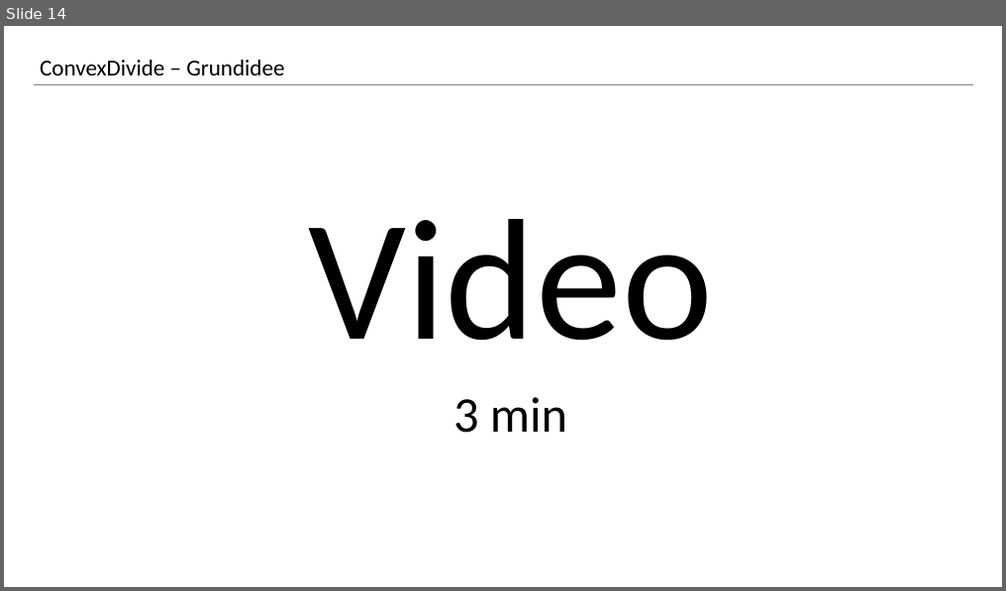
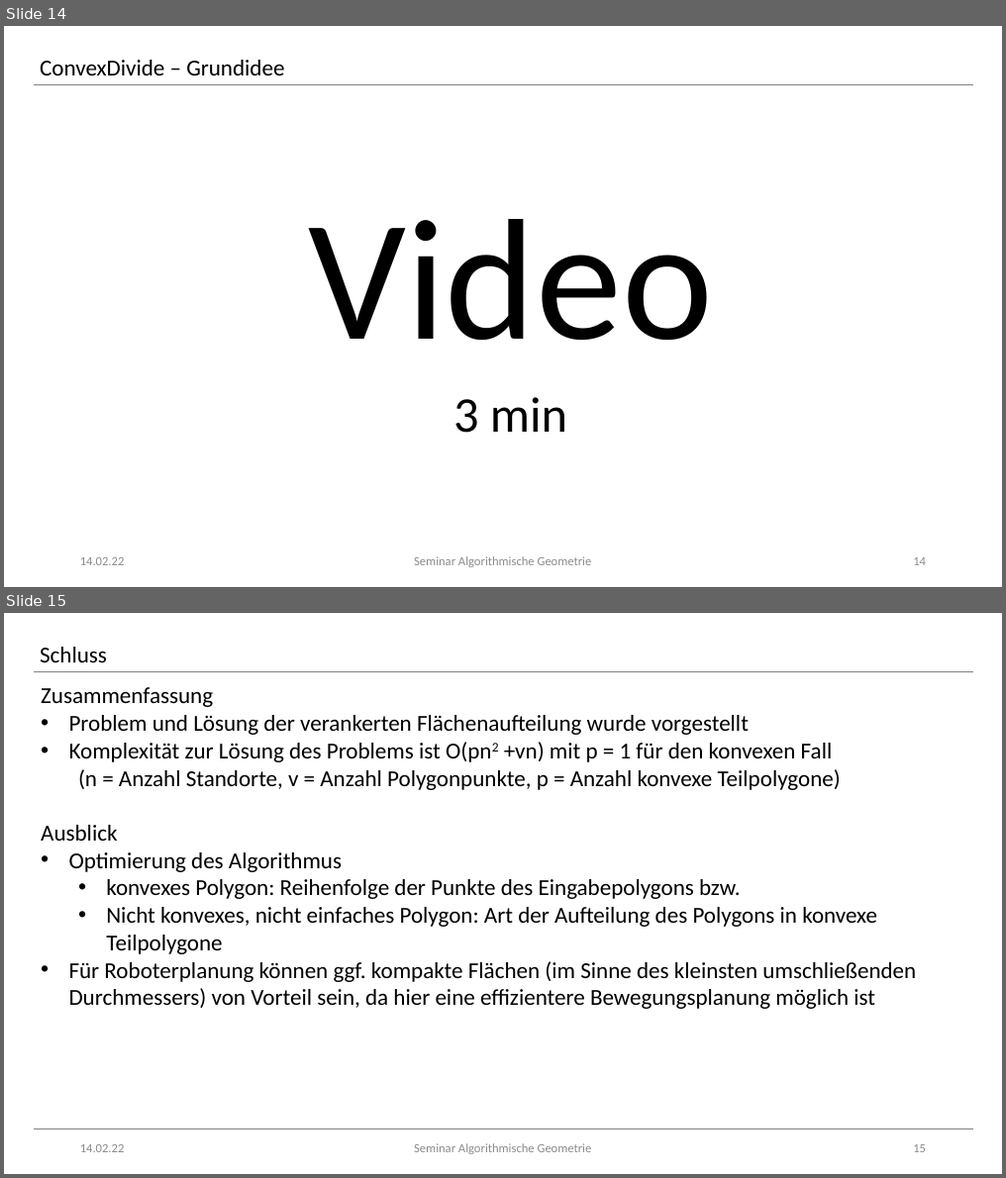
Before and after one commit to rhoentier/Algorithmische-Geometrie, a slide deck: Präsentation/Präsentation.pptx. Shown one above the other, each under a label of ours: slide 14 before the commit, slides 14 and 15 after it. The pictures are 1006x591 and 1006x1178 pixels, drawn with LibreOffice and Linux fonts; fonts in the diff are those of the drawing. Boxes give left, top, right and bottom in pixels: in the first picture for what was removed or moved away, otherwise in the second. Text is boxed around its words. In the diff, an @@ line names an element or a change of style, - is before the commit and + after.

```diff
--- a/Präsentation/Präsentation.pptx
+++ b/Präsentation/Präsentation.pptx
@@ slide 15 added at [4,613,1002,1174], background #FFFFFF @@
@@ text added at [40,647,107,663], 22 pt, text #000000 @@
+Schluss
@@ line added from (33, 672) to (973, 672), #808080 0.5 pt @@
@@ text added at [41,687,916,1009], 22 pt, text #000000 @@
+Zusammenfassung
+• Problem und Lösung der verankerten Flächenaufteilung wurde vorgestellt
+• Komplexität zur Lösung des Problems ist O(pn2 +vn) mit p = 1 für den konvexen Fall
+  (n = Anzahl Standorte, v = Anzahl Polygonpunkte, p = Anzahl konvexe Teilpolygone)
+Ausblick
+• Optimierung des Algorithmus
+  • konvexes Polygon: Reihenfolge der Punkte des Eingabepolygons bzw.
+  • Nicht konvexes, nicht einfaches Polygon: Art der Aufteilung des Polygons in konvexe Teilpolygone
+• Für Roboterplanung können ggf. kompakte Flächen (im Sinne des kleinsten umschließenden Durchmessers) von Vorteil sein, da hier eine effizientere Bewegungsplanung möglich ist
@@ line added from (33, 1129) to (973, 1129), #808080 0.5 pt @@
@@ text added at [80,1145,125,1153], 12 pt, text #8C8C8C @@
+14.02.22
@@ text added at [414,1144,592,1155], 12 pt, text #8C8C8C @@
+Seminar Algorithmische Geometrie
@@ page number added at [913,1145,926,1153], 12 pt, text #8C8C8C @@
+15
@@ slide 14 changed as well @@
@@ text added at [80,558,125,566], 12 pt, text #8C8C8C @@
+14.02.22
@@ text added at [414,557,592,568], 12 pt, text #8C8C8C @@
+Seminar Algorithmische Geometrie
@@ page number added at [913,558,926,566], 12 pt, text #8C8C8C @@
+14
```
Also in this commit, not shown: 12 other slides changed, 2 other slides added, 2 slides removed.
